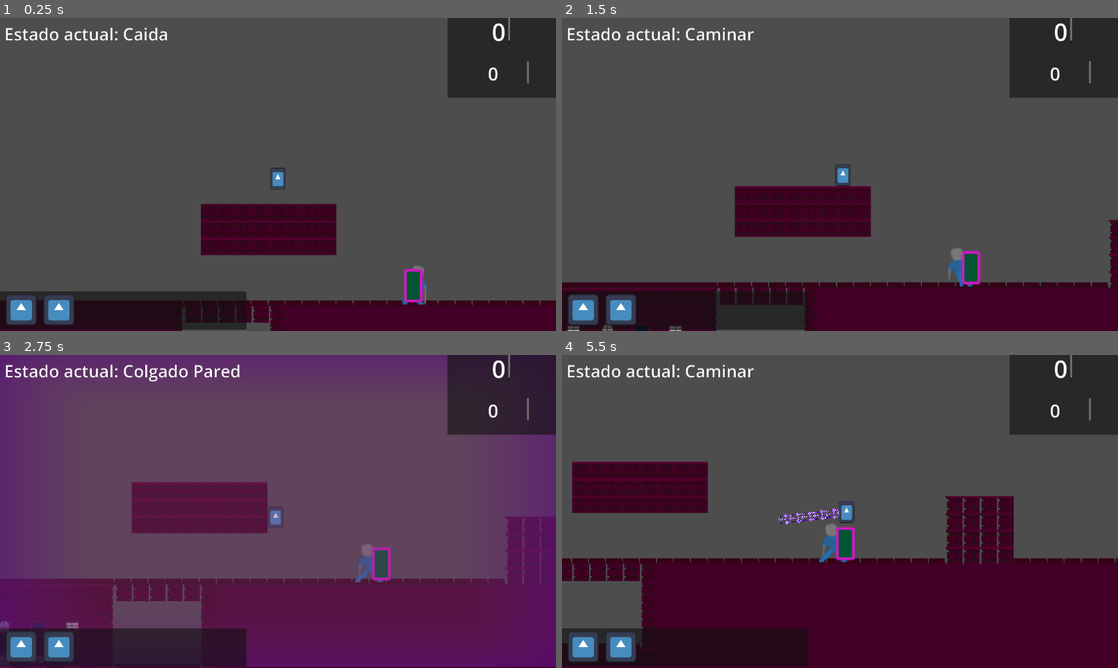
Above: before the commit, frames 1-4 (two rows, left to right).
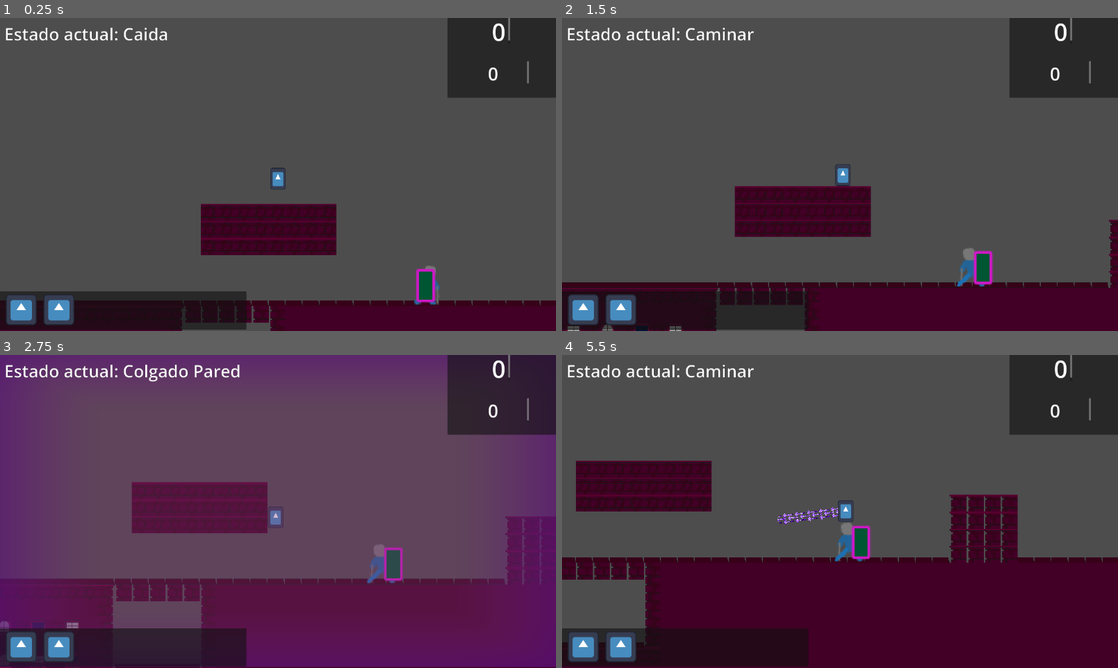
Above: after the commit, the same moments.

Repository: Proyecto-Carpincho/Proyecto-Carpincho
Game: Godot game, scene res://Scenes/stg/emTestStg00.tscn
The game is run twice, just before and just after one commit, with the same random seed, the same clock (stepped at 60 frames per second) and the same inputs. This scene is started directly instead of the project's main scene. The engine's default icon, where the game draws it, is replaced by a stand-in: a white triangle on a blue panel in a dark square.
Inputs (mouse positions are in pixels of both pictures, inside the frame that each line leads up to):
- Up to frame 1 (0.25 s): no input
- Up to frame 2 (1.5 s): move the mouse to (812, 237) at 0.52 s; press the mouse at (812, 237) at 0.53 s; hold D (Move Right) from 0.53 s (still down); tap Space (Jump) at 0.77 s; move the mouse to (1006, 221) at 1.27 s; release the mouse at (1006, 221) at 1.28 s; click (1006, 221) at 1.35 s
- Up to frame 3 (2.75 s): tap Space (Jump) at 1.52 s; move the mouse to (111, 464) at 2.02 s; release D (Move Right) at 2.03 s; press the mouse at (111, 464) at 2.03 s; hold A (Move Left) from 2.03 s (still down); tap Ctrl (Bullet Time) at 2.1 s
- Up to frame 4 (5.5 s): move the mouse to (867, 511) at 2.77 s; release the mouse at (867, 511) at 2.78 s; right-click (867, 511) at 2.85 s; tap Space (Jump) at 3.02, 3.77, 4.52 s; click (867, 511) at 3.05 s; move the mouse to (756, 433) at 3.52 s; hold Shift (Run) 3.53-4.28 s; click (756, 433) at 3.8 s; move the mouse to (962, 495) at 4.27 s; release A (Move Left) at 4.28 s; hold D (Move Right) from 4.28 s (still down); click (962, 495) at 4.35 s; move the mouse to (728, 527) at 5.02 s; press the mouse at (728, 527) at 5.03 s

The runs differ from the first frame. In frame 1, 0.7% of the frame differs, in the area x 72-80%, y 79-92%; in frame 2, 0.8%; in frame 3, 0.8%; in frame 4, 4.3%, in the area x 0-100%, y 33-95%.

Commit message:
Patrullaje arreglado

Diff:
--- a/Scenes/Em/ShieldCop.tscn
+++ b/Scenes/Em/ShieldCop.tscn
@@ -1,10 +1,11 @@
-[gd_scene load_steps=17 format=3 uid="uid://c7p5mspd0lfxc"]
+[gd_scene load_steps=18 format=3 uid="uid://c7p5mspd0lfxc"]
 
 [ext_resource type="PackedScene" uid="uid://n1wbci6a6faw" path="res://Scenes/Em/BaseEm.tscn" id="1_5l48c"]
 [ext_resource type="Script" uid="uid://dayxga6ky0saq" path="res://Scripts/Em/ShieldCop/ShieldCop.gd" id="2_vrn4w"]
 [ext_resource type="Texture2D" uid="uid://clybg0e6cwycw" path="res://Sprites/Prueba/Em/heavyCop/deadWIP.png" id="4_u2ess"]
 [ext_resource type="Texture2D" uid="uid://h2c4rqbwcdjr" path="res://Sprites/Prueba/Em/heavyCop/idleWIP.png" id="5_4a1h1"]
 [ext_resource type="Texture2D" uid="uid://bcb544n4tknq4" path="res://Sprites/Prueba/Em/heavyCop/placajeWIP.png" id="7_w6tmh"]
+[ext_resource type="Script" uid="uid://ceqrrvkd8trf0" path="res://Scripts/Em/EstadosGenericos/VerObjGenerico.gd" id="8_fgpuc"]
 [ext_resource type="Texture2D" uid="uid://c8trs2t3r4bxj" path="res://Sprites/Prueba/Em/heavyCop/walkWIP1.png" id="8_gqarm"]
 [ext_resource type="Texture2D" uid="uid://bw0u0yifrac1n" path="res://Sprites/Prueba/Em/heavyCop/walkWIP2.png" id="9_xsvcp"]
 [ext_resource type="Texture2D" uid="uid://gwyuscvrlx4p" path="res://Sprites/Prueba/Em/heavyCop/turn1WIP.png" id="10_0yxdh"]
@@ -111,34 +112,39 @@
 life = 100
 speed = 30
 
-[node name="AnimatedSprite2D" parent="." index="0"]
-sprite_frames = SubResource("SpriteFrames_nqb0s")
-
-[node name="CollisionShape2D" parent="." index="1"]
-shape = SubResource("CapsuleShape2D_lu3y0")
-
-[node name="PatrullarGenerico" type="Node" parent="." index="6"]
+[node name="PatrullarGenerico" type="Node" parent="." index="0"]
 script = ExtResource("13_fgpuc")
 metadata/_custom_type_script = "uid://d2d3tvhcmf4ja"
 
-[node name="PerseguirGenerico" type="Node" parent="." index="7"]
+[node name="PerseguirGenerico" type="Node" parent="." index="1"]
 script = ExtResource("12_3nc5l")
 metadata/_custom_type_script = "uid://ds2hrjf7uairh"
 
-[node name="RangoAtaqueShieldCop" type="Node" parent="." index="8"]
+[node name="RangoAtaqueShieldCop" type="Node" parent="." index="2"]
 script = ExtResource("10_cp0p1")
 distancia_para_perder = 600
 metadata/_custom_type_script = "uid://ch28gho3h2lph"
 
-[node name="PlacajeShieldCop" type="Node" parent="." index="9"]
+[node name="PlacajeShieldCop" type="Node" parent="." index="3"]
 script = ExtResource("10_vrn4w")
 metadata/_custom_type_script = "uid://bmdewqnsbar8q"
 
-[node name="MuerteGenerica" type="Node" parent="." index="10"]
+[node name="MuerteGenerica" type="Node" parent="." index="4"]
 script = ExtResource("13_3nc5l")
 metadata/_custom_type_script = "uid://bnfnbhlmlommg"
 
-[node name="WallCheck" type="RayCast2D" parent="." index="11"]
+[node name="VerObjGenerico" type="Node" parent="." index="5"]
+script = ExtResource("8_fgpuc")
+metadata/_custom_type_script = "uid://ceqrrvkd8trf0"
+
+[node name="AnimatedSprite2D" parent="." index="6"]
+sprite_frames = SubResource("SpriteFrames_nqb0s")
+animation = &"turn"
+
+[node name="CollisionShape2D" parent="." index="7"]
+shape = SubResource("CapsuleShape2D_lu3y0")
+
+[node name="WallCheck" type="RayCast2D" parent="." index="12"]
 position = Vector2(0, 14)
 target_position = Vector2(-25, 0)
 
--- a/Scenes/stg/emTestStg00.tscn
+++ b/Scenes/stg/emTestStg00.tscn
@@ -234,9 +234,15 @@
 
 [sub_resource type="Curve2D" id="Curve2D_kw0q7"]
 _data = {
-"points": PackedVector2Array(0, 0, 0, 0, 444, 54, 0, 0, 0, 0, 714, 57, 0, 0, 0, 0, 933, -64, 0, 0, 0, 0, 1130, 63, 0, 0, 0, 0, 1309, 61)
+"points": PackedVector2Array(0, 0, 0, 0, 444, 54, 0, 0, 0, 0, 565, 66, 0, 0, 0, 0, 692, 67, 0, 0, 0, 0, 927, -84, 0, 0, 0, 0, 1309, 61)
 }
 point_count = 5
+
+[sub_resource type="Curve2D" id="Curve2D_acpe2"]
+_data = {
+"points": PackedVector2Array(0, 0, 0, 0, -863, 56, 0, 0, 0, 0, -724, 138, 0, 0, 0, 0, -597, 71, 0, 0, 0, 0, -376, 87)
+}
+point_count = 4
 
 [node name="EmTestStg00" type="Node2D"]
 
@@ -281,13 +287,26 @@
 position = Vector2(-38, -26)
 navigation_polygon = SubResource("NavigationPolygon_kw0q7")
 
-[node name="Path2D" type="Path2D" parent="."]
-curve = SubResource("Curve2D_kw0q7")
-
 [node name="BaseEm" parent="." node_paths=PackedStringArray("objetivo", "alert_manager", "ruta") groups=["Enemigos"] instance=ExtResource("15_acpe2")]
-position = Vector2(529, 45)
+position = Vector2(555, 43)
 scale = Vector2(2.5, 2.5)
 objetivo = NodePath("../Jugador")
 alert_manager = NodePath("../AlertManager")
 grupo = "Enemigos"
 ruta = NodePath("../Path2D")
+
+[node name="Path2D" type="Path2D" parent="."]
+position = Vector2(3.05176e-05, 0)
+scale = Vector2(1, 1)
+curve = SubResource("Curve2D_kw0q7")
+
+[node name="BaseEm2" parent="." node_paths=PackedStringArray("objetivo", "alert_manager", "ruta") instance=ExtResource("15_acpe2")]
+position = Vector2(-724, 130)
+scale = Vector2(2, 2)
+objetivo = NodePath("../Jugador")
+alert_manager = NodePath("../AlertManager")
+grupo = "Enemigos"
+ruta = NodePath("../Path2D2")
+
+[node name="Path2D2" type="Path2D" parent="."]
+curve = SubResource("Curve2D_acpe2")
--- a/Scripts/Em/Enemigo.gd
+++ b/Scripts/Em/Enemigo.gd
@@ -61,6 +61,11 @@
 func _physics_process(delta: float) -> void:
 	if state_now:
 		state_now.physics_update(delta)
+
+	# Siento que hay una manera mas eficiente de hacer esto
+	if state_now is not MuerteGenerica:
+		_animacion_y_rotar()
+
 	move_and_slide()
 
 func cambiar_alerta(estado:AlertManager.alertStatus):
@@ -105,11 +110,12 @@
 					alert_manager.actualizar_upc(objetivo.position)
 			return
 		AlertManager.alertStatus.NORMAL:
-			await get_tree().create_timer(2).timeout
-			if !stunned && estado_alerta == AlertManager.alertStatus.NORMAL && state_now is not MuerteGenerica:
-				alert_manager.llamar_alerta(AlertManager.alertStatus.PRECAUCION)
-				await get_tree().create_timer(0.5).timeout
-				alert_manager.llamar_alerta(AlertManager.alertStatus.ALERTA)
+			var estado_transicionar:String
+			for i in get_child_count():
+				if get_child(i) is VerObjGenerico:
+					estado_transicionar = get_child(i).name
+					break
+			transicion_hijo(state_now, estado_transicionar)
 
 func transicion_hijo(state:State, new_state_name:String):
 	if state_now is not MuerteGenerica:
@@ -118,27 +124,30 @@
 		var new_state = states.get(new_state_name)
 
 		if !new_state:
-			push_warning("El estado al que", self.name," quiere trancisionar es invalido y/o inexistente")
+			push_warning("El estado al que ", self.name," quiere trancisionar es invalido y/o inexistente")
 			return
 		if state_now:
 			state_now.exit()
 		new_state.enter()
 		state_now = new_state
 
-func girar(b:bool):
+func _girar(b:bool):
+	# false = izquierda
+	# true = derecha
 	for i in 3:
 		if (b == false && $Vista.get_child(i).target_position.x > 0) || (b == true && $Vista.get_child(i).target_position.x < 0):
 			$Vista.get_child(i).target_position.x *= -1
-			$DamagArea.size *= -1 # TODO: que funcione
+			$DamagArea.scale *= -1 # TODO: que funcione
 			animated_sprite.play("turn")
-
-	await animated_sprite.animation_finished
-	animated_sprite.flip_h = b
+			await animated_sprite.animation_finished
+			animated_sprite.flip_h = b
 
 func Golpeado(fuerza,mata) -> void:
 	if alert_manager.estado_alerta != AlertManager.alertStatus.NORMAL:
 		super.Golpeado(fuerza, mata)
 	else:
+		if !vio_jugador:
+			_girar(animated_sprite.flip_h)
 		life -= life
 
 	if life <= 0:
@@ -148,6 +157,7 @@
 					estado_transicionar = get_child(i).name
 					break
 		transicion_hijo(state_now, estado_transicionar)
+
 
 func _pathfind(delta:float, speed_path:float) -> void:
 	var direction:Vector2 = (nav.get_next_path_position() - global_position).normalized()
@@ -159,3 +169,16 @@
 		if body is Entidad && body is not Enemigo: # TODO: esto no es ideal
 			body.Golpeado(attack_damage, 0)
 			$DamagArea.monitoring = false
+
+func _animacion_y_rotar():
+	if velocity.x > 0:
+		_girar(true)
+		if !animated_sprite.is_playing() || animated_sprite.animation == "idle":
+			animated_sprite.play("run")
+	elif velocity.x < 0:
+		_girar(false)
+		if !animated_sprite.is_playing() || animated_sprite.animation == "idle":
+			animated_sprite.play("run")
+	else:
+		if !animated_sprite.is_playing() || animated_sprite.animation == "run":
+			animated_sprite.play("idle")
--- a/Scripts/Em/EstadosGenericos/PatrullarGenerico.gd
+++ b/Scripts/Em/EstadosGenericos/PatrullarGenerico.gd
@@ -11,8 +11,8 @@
 func enter() -> void:
 	cantidad_puntos = ruta.curve.point_count
 	progreso_ruta = 0
-	for i in cantidad_puntos:
-		if (ruta.curve.get_point_position(i) - padre.position) > (ruta.curve.get_point_position(progreso_ruta)  - padre.position):
+	for i in range(cantidad_puntos):
+		if ruta.curve.get_point_position(i).distance_to(padre.position) < ruta.curve.get_point_position(progreso_ruta).distance_to(padre.position):
 			progreso_ruta = i
 
 	if progreso_ruta < cantidad_puntos:
@@ -20,11 +20,12 @@
 
 func physics_update(delta:float) -> void:
 	padre.nav.target_position = ruta.curve.get_point_position(progreso_ruta)
+
 	padre._pathfind(delta, padre.speed)
 
-	if padre.position.distance_to(ruta.curve.get_point_position(progreso_ruta)) <= 10:
+	if padre.position.distance_to(ruta.curve.get_point_position(progreso_ruta)) <= 25:
 		if avanzando:
-			if progreso_ruta < cantidad_puntos: # No entiendo porque cantidad_puntos es null pero esto no
+			if progreso_ruta < (cantidad_puntos - 1):
 				progreso_ruta += 1
 			else:
 				avanzando = false
@@ -33,10 +34,3 @@
 				progreso_ruta -= 1
 			else:
 				avanzando = true
-
-	if padre.velocity.x > 0:
-			padre.girar(true)
-	elif padre.velocity.x < 0:
-			padre.girar(false)
-	if !padre.animated_sprite.is_playing():
-		padre.animated_sprite.play("walk")
--- a/Scripts/Em/EstadosGenericos/PerseguirGenerico.gd
+++ b/Scripts/Em/EstadosGenericos/PerseguirGenerico.gd
@@ -6,17 +6,9 @@
 	padre.animated_sprite.stop()
 
 func physics_update(delta:float) -> void:
-	var direction:Vector2
-
 	if padre.vio_jugador == false:
-		padre.nav.target_position = padre.alert_manager.upc # TODO hacer que avance despues del UPC
+		padre.nav.target_position = padre.alert_manager.upc# TODO hacer que avance despues de la ultima posicion conocida
 		padre._pathfind(delta, padre.run_speed)
-		if padre.velocity.x > 0:
-			padre.girar(true)
-		elif padre.velocity.x < 0:
-			padre.girar(false)
-		if !padre.animated_sprite.is_playing():
-			padre.animated_sprite.play("run")
 	elif padre.vio_jugador == true:
 		var estado_transicionar:String
 		for i in get_child_count():
--- a/Scripts/Em/EstadosGenericos/RangoAtaqueGenerico.gd
+++ b/Scripts/Em/EstadosGenericos/RangoAtaqueGenerico.gd
@@ -10,9 +10,9 @@
 			padre.nav.target_position = padre.objetivo.position
 			padre._pathfind(delta, padre.run_speed)
 			if padre.velocity.x > 0:
-				padre.girar(true)
+				padre._girar(true)
 			elif padre.velocity.x < 0:
-				padre.girar(false)
+				padre._girar(false)
 			if !padre.animated_sprite.is_playing():
 				padre.animated_sprite.play("run")
 		else:
--- /dev/null
+++ b/Scripts/Em/EstadosGenericos/VerObjGenerico.gd
@@ -0,0 +1,10 @@
+extends State
+class_name VerObjGenerico
+
+func enter() -> void:
+	padre.velocity = Vector2(0,0)
+	await get_tree().create_timer(2).timeout
+	if !padre.stunned && padre.estado_alerta == AlertManager.alertStatus.NORMAL && padre.state_now is not MuerteGenerica:
+		padre.alert_manager.llamar_alerta(AlertManager.alertStatus.PRECAUCION)
+		await get_tree().create_timer(0.5).timeout
+		padre.alert_manager.llamar_alerta(AlertManager.alertStatus.ALERTA)
--- /dev/null
+++ b/Scripts/Em/ShieldCop/BloqueoShieldCop.gd
@@ -0,0 +1,7 @@
+extends State
+class_name BloqueoShieldCop
+
+func enter() -> void:
+	padre.velocity = Vector2(0,0)
+	await get_tree().create_timer(2).timeout
+	# Nose
--- a/Scripts/Em/ShieldCop/ShieldCop.gd
+++ b/Scripts/Em/ShieldCop/ShieldCop.gd
@@ -23,19 +23,27 @@
 	super._pathfind(delta, speed_path)
 	# TODO mejorar
 	if $WallCheck.is_colliding():
-		if $WallCheck.get_collider() is TileMapLayer && nav.get_next_path_position().y >= position.y:
-			velocity.y -= 50
+		if $WallCheck.get_collider() is TileMapLayer:
+			velocity.y -= 25
 			velocity.x *= 2
 
-func girar(b:bool) -> void:
+func _girar(b:bool) -> void:
+	# false = izquierda
+	# true = derecha
 	for i in 3:
 		if (b == false && $Vista.get_child(i).target_position.x > 0) || (b == true && $Vista.get_child(i).target_position.x < 0):
 			$Vista.get_child(i).target_position.x *= -1
+			$DamagArea.scale *= -1 # TODO: que funcione
 			$WallCheck.target_position.x *= -1
 			animated_sprite.play("turn")
-
-	await animated_sprite.animation_finished
-	animated_sprite.flip_h = b
+			await animated_sprite.animation_finished
+			animated_sprite.flip_h = b
 
 func placaje_timer_crear() -> void:
 	cooldown_timer = cooldown_placaje
+
+func Golpeado(fuerza,mata) -> void:
+	if false: # Enemigo golpea del frente
+		transicion_hijo(state_now, "BloqueoShieldCop")
+	else:
+		super.Golpeado(fuerza,mata)
Not shown: 1 places in Scenes/stg/emTestStg00.tscn that only renumber resources
Not shown, added: Scripts/Em/EstadosGenericos/VerObjGenerico.gd.uid
Not shown, added: Scripts/Em/ShieldCop/BloqueoShieldCop.gd.uid
